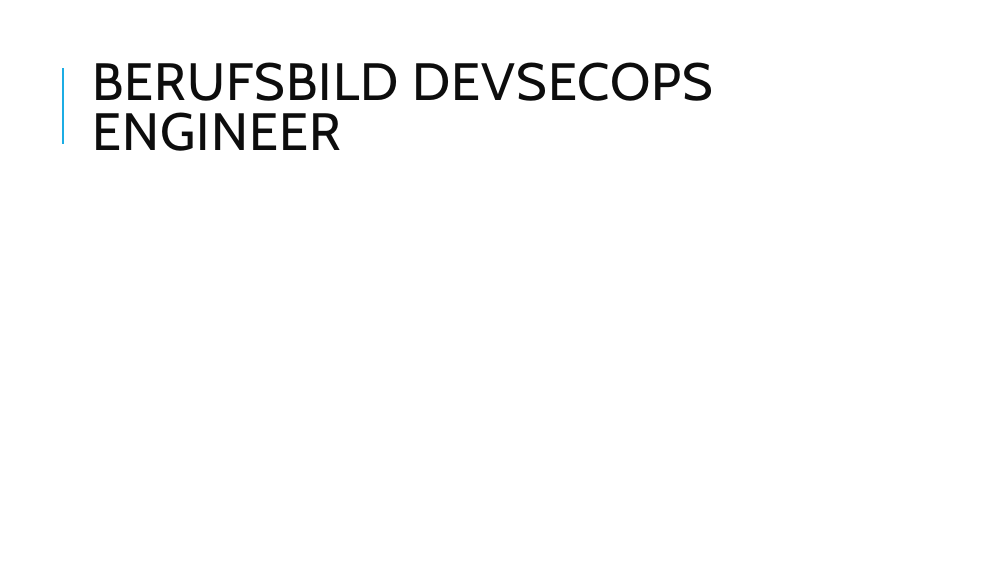
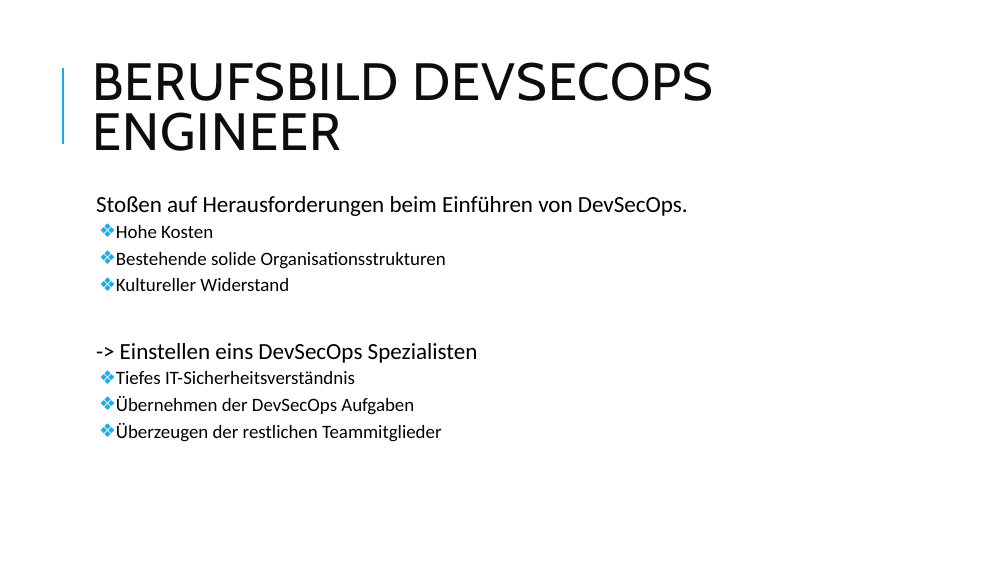
Before and after one commit to FlowBYRN/DevSecOps, a slide deck: slide 6 of DevSecOps-Präsentation.pptx. Drawn at 1008x567 pixels with LibreOffice and Linux fonts; fonts in the diff are those of the drawing. Boxes give left, top, right and bottom in pixels: in the first picture for what was removed or moved away, otherwise in the second. Text is boxed around its words. In the diff, an @@ line names an element or a change of style, - is before the commit and + after.

```diff
--- a/DevSecOps-Präsentation.pptx
+++ b/DevSecOps-Präsentation.pptx
@@ text added at [96, 196, 688, 442], 18 pt, text #000000 @@
+  Stoßen auf Herausforderungen beim Einführen von DevSecOps.
+  ❖ Hohe Kosten
+  ❖ Bestehende solide Organisationsstrukturen
+  ❖ Kultureller Widerstand
+  -> Einstellen eins DevSecOps Spezialisten
+  ❖ Tiefes IT-Sicherheitsverständnis
+  ❖ Übernehmen der DevSecOps Aufgaben
+  ❖ Überzeugen der restlichen Teammitglieder
```
Also in this commit, not shown: 8 other slides changed, 8 slides added, 7 slides removed, 10 other files.
